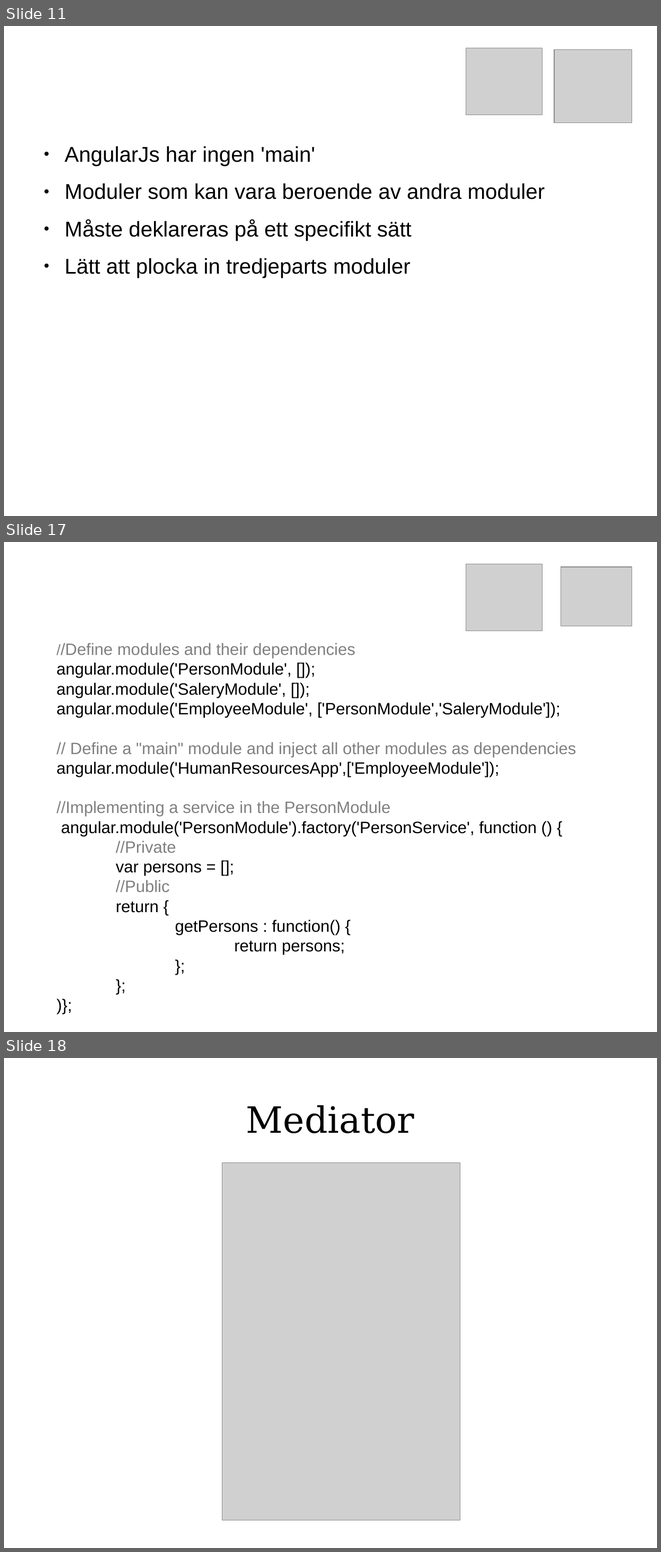
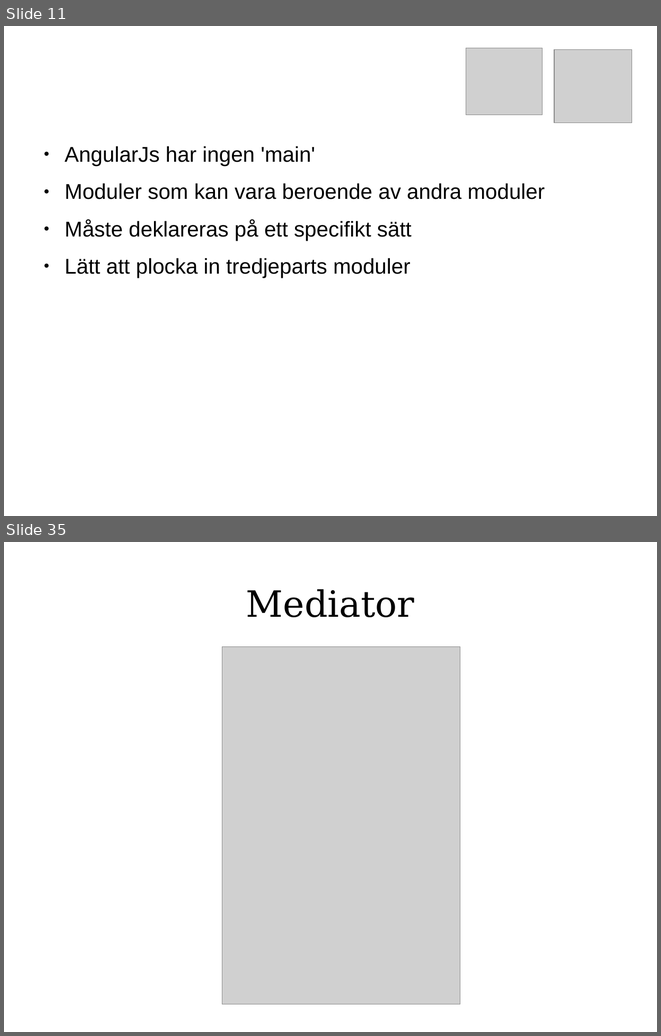
Before and after one commit to FilipStenbeck/angularJS-training, a slide deck: docs/JavaScript Arkitektur.odp. Shown one above the other, each under a label of ours: slides 11, 17 and 18 before the commit, slides 11 and 35 after it; the slides between them are not shown. The pictures are 661x1552 and 661x1036 pixels, drawn with LibreOffice and Linux fonts; fonts in the diff are those of the drawing; grey boxes stand for pictures. Boxes give left, top, right and bottom in pixels: in the first picture for what was removed or moved away, otherwise in the second. Text is boxed around its words. In the diff, an @@ line names an element or a change of style, - is before the commit and + after.

Commit message:
removed Factory from presentation

```diff
--- a/docs/JavaScript Arkitektur.odp
+++ b/docs/JavaScript Arkitektur.odp
@@ slide 17 removed at <box>4,542,657,1032</box>, background #FFFFFF @@
@@ picture removed at <box>466,564,542,631</box> @@
@@ picture removed at <box>561,567,632,626</box> @@
@@ text removed at <box>56,643,576,955</box> @@
-//Define modules and their dependencies
-angular.module('PersonModule', []);
-angular.module('SaleryModule', []);
-angular.module('EmployeeModule', ['PersonModule','SaleryModule']);
-// Define a "main" module and inject all other modules as dependencies
-angular.module('HumanResourcesApp',['EmployeeModule']);
-//Implementing a service in the PersonModule
-angular.module('PersonModule').factory('PersonService', function () {
-//Private
-var persons = [];
-//Public
-return {
-getPersons : function() {
-return persons;
-};
-};
-)};
@@ what was slide 18 is now slide 35 @@
```
Also in this commit, not shown: 3 slides changed, 1 slide added, 5 other slides removed.
